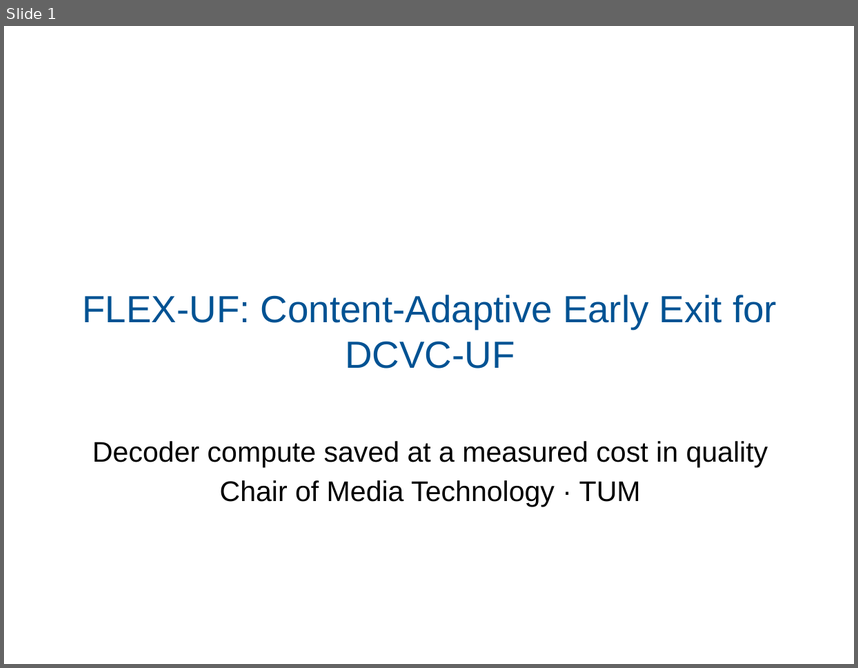
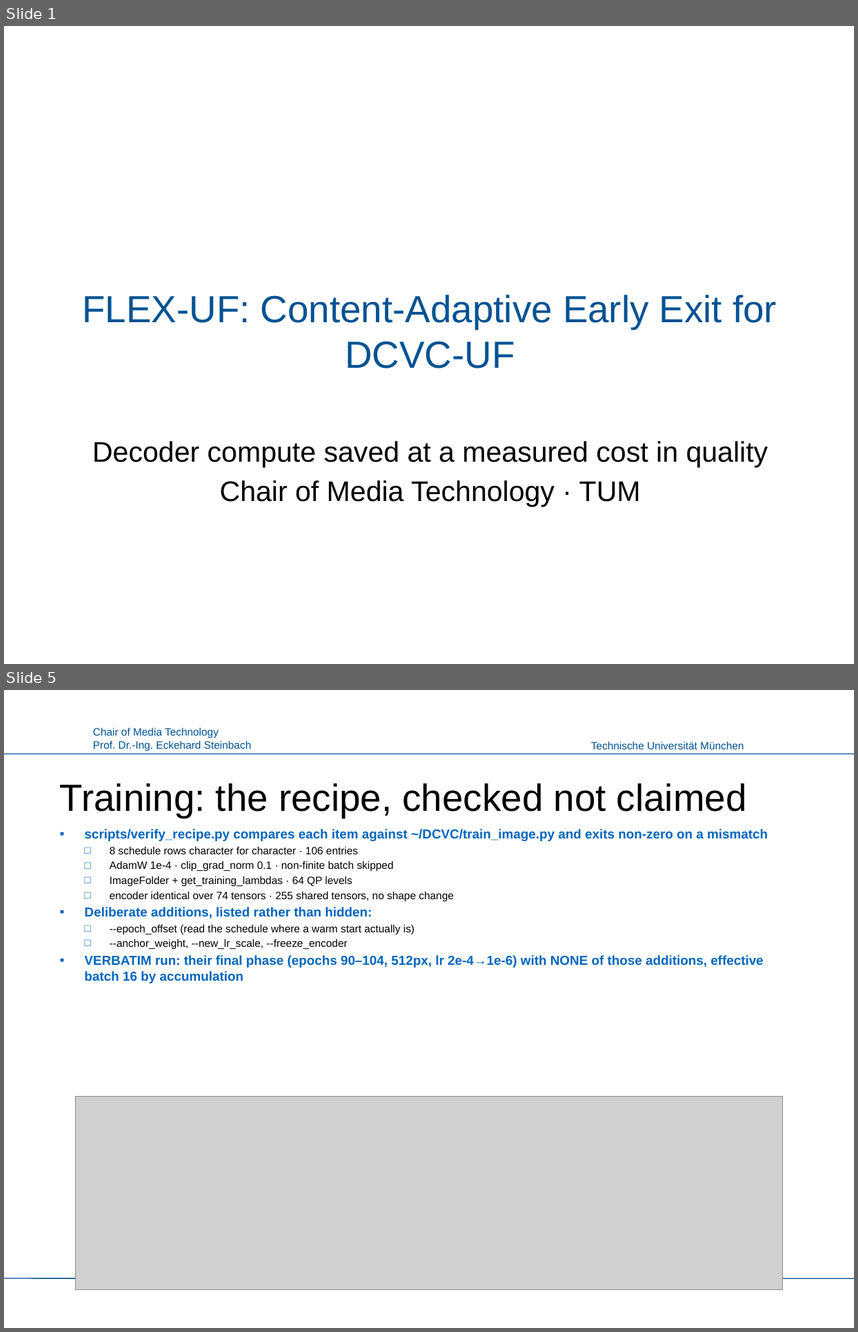
Before and after one commit to canerim/FLEX-FLOP, a slide deck: paper/FLEX-UF_LMT.pptx. Shown one above the other, each under a label of ours: slide 1 before the commit, slides 1 and 5 after it; the slides between them are not shown. The pictures are 858x668 and 858x1332 pixels, drawn with LibreOffice and Linux fonts; fonts in the diff are those of the drawing; grey boxes stand for pictures; background and template pictures are left out. Boxes give left, top, right and bottom in pixels: in the first picture for what was removed or moved away, otherwise in the second. Text is boxed around its words. In the diff, an @@ line names an element or a change of style, - is before the commit and + after.

```diff
--- a/paper/FLEX-UF_LMT.pptx
+++ b/paper/FLEX-UF_LMT.pptx
@@ slide 5 added at [4, 690, 854, 1328], background #FFFFFF @@
@@ text added at [93, 727, 252, 751], 9 pt, text #005293 @@
+Chair of Media Technology
+Prof. Dr.-Ing. Eckehard Steinbach
@@ text added at [591, 741, 744, 749], 9 pt, text #005293 @@
+Technische Universität München
@@ line added from (4, 753) to (854, 753), #005293 0.75 pt @@
@@ title added at [60, 783, 747, 818], 32 pt, text #000000 @@
+Training: the recipe, checked not claimed
@@ text added at [85, 829, 768, 983], 9 pt, text #000000 @@
+▪ scripts/verify_recipe.py compares each item against ~/DCVC/train_image.py and exits non-zero on a mismatch
+  □ 8 schedule rows character for character · 106 entries
+  □ AdamW 1e-4 · clip_grad_norm 0.1 · non-finite batch skipped
+  □ ImageFolder + get_training_lambdas · 64 QP levels
+  □ encoder identical over 74 tensors · 255 shared tensors, no shape change
+▪ Deliberate additions, listed rather than hidden:
+  □ --epoch_offset (read the schedule where a warm start actually is)
+  □ --anchor_weight, --new_lr_scale, --freeze_encoder
+▪ VERBATIM run: their final phase (epochs 90–104, 512px, lr 2e-4→1e-6) with NONE of those additions, effective batch 16 by accumulation
@@ picture added at [75, 1096, 783, 1290] @@
@@ line added from (4, 1279) to (854, 1279), #005293 0.75 pt @@
```
Also in this commit, not shown: 5 slides changed, 5 other slides added, 6 slides removed, 3 other files.
